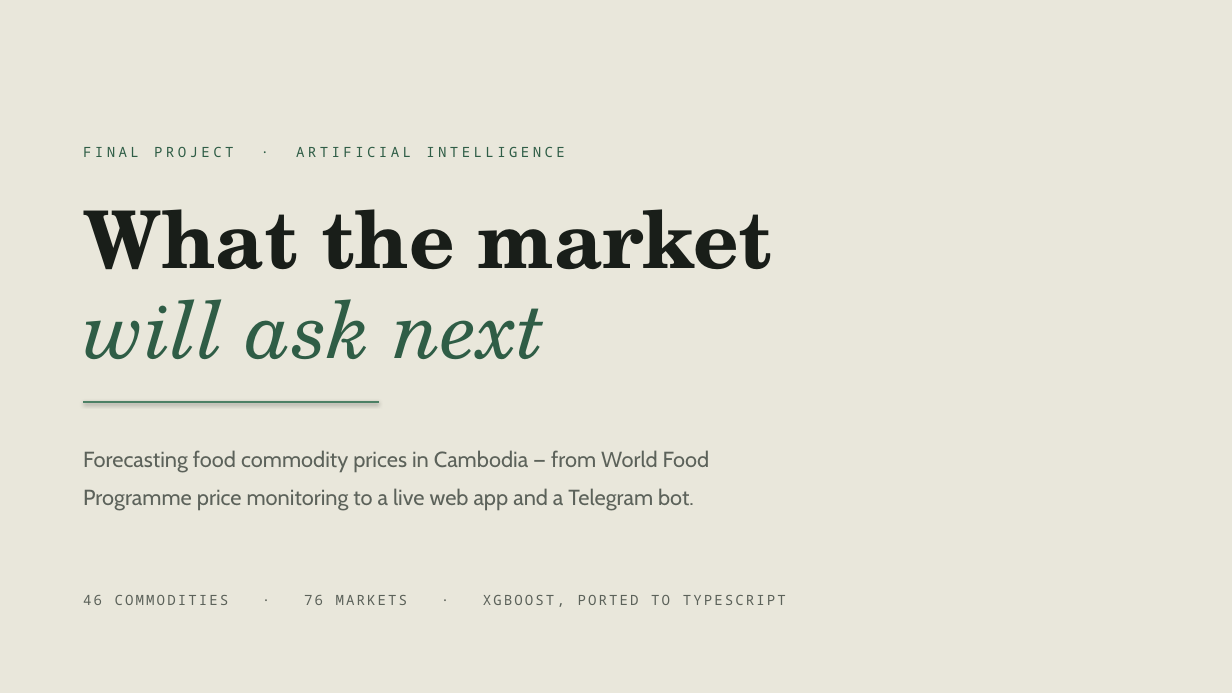
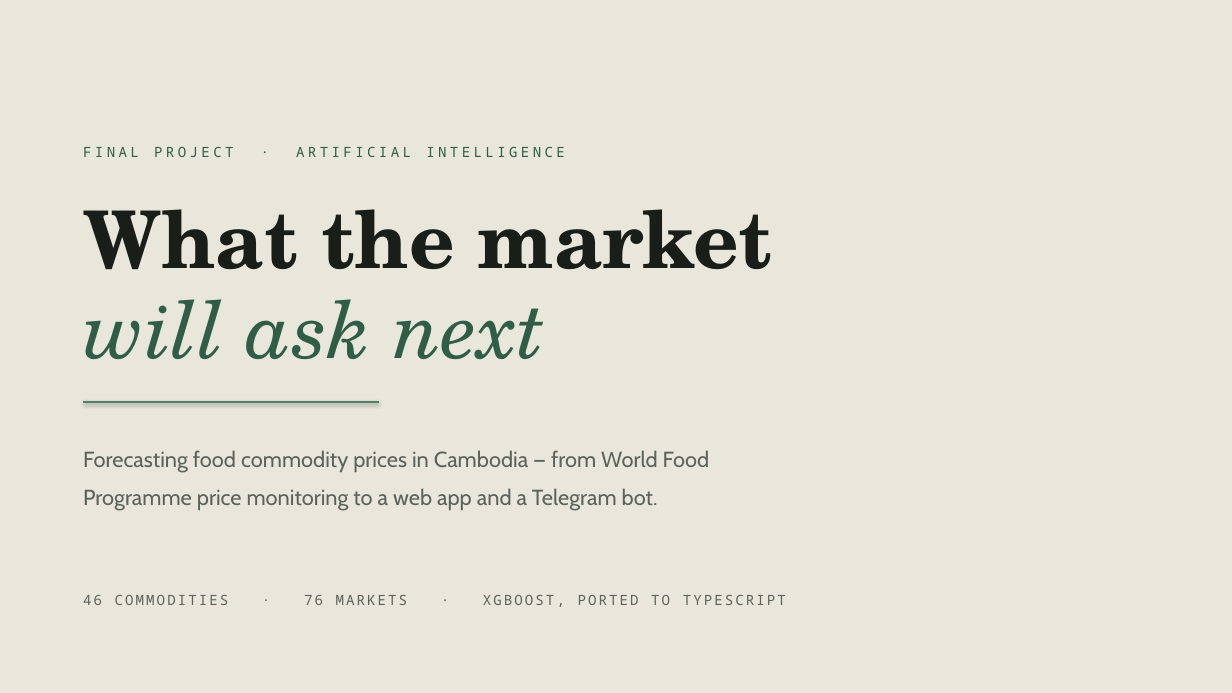
Before and after one commit to vaungsophal/food-price-prediction, a slide deck: slide 1 of Cambodia_Food_Price_Forecast.pptx. Drawn at 1232x693 pixels with LibreOffice and Linux fonts; fonts in the diff are those of the drawing. Boxes give left, top, right and bottom in pixels: in the first picture for what was removed or moved away, otherwise in the second. Text is boxed around its words. In the diff, an @@ line names an element or a change of style, - is before the commit and + after.

Commit message:
Update forecasting to predict next month, even when the latest data is outdated

```diff
--- a/Cambodia_Food_Price_Forecast.pptx
+++ b/Cambodia_Food_Price_Forecast.pptx
@@ text at [83,450,710,511]: text changed @@
-Forecasting food commodity prices in Cambodia — from World Food Programme price monitoring to a live web app and a Telegram bot.
+Forecasting food commodity prices in Cambodia — from World Food Programme price monitoring to a web app and a Telegram bot.
```
Also in this commit, not shown: 2 slides added, 2 slides removed, 14 other files.
